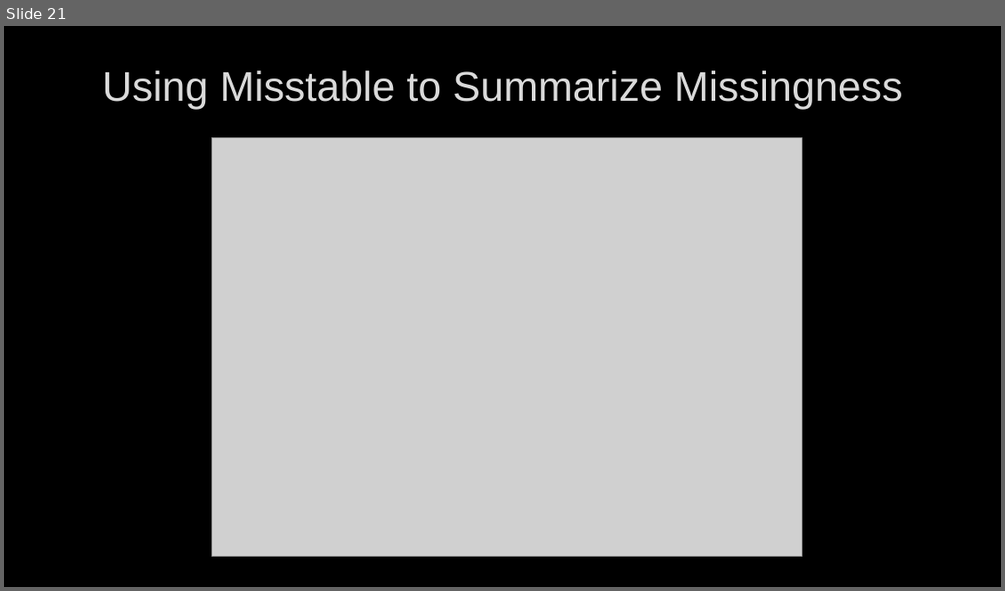
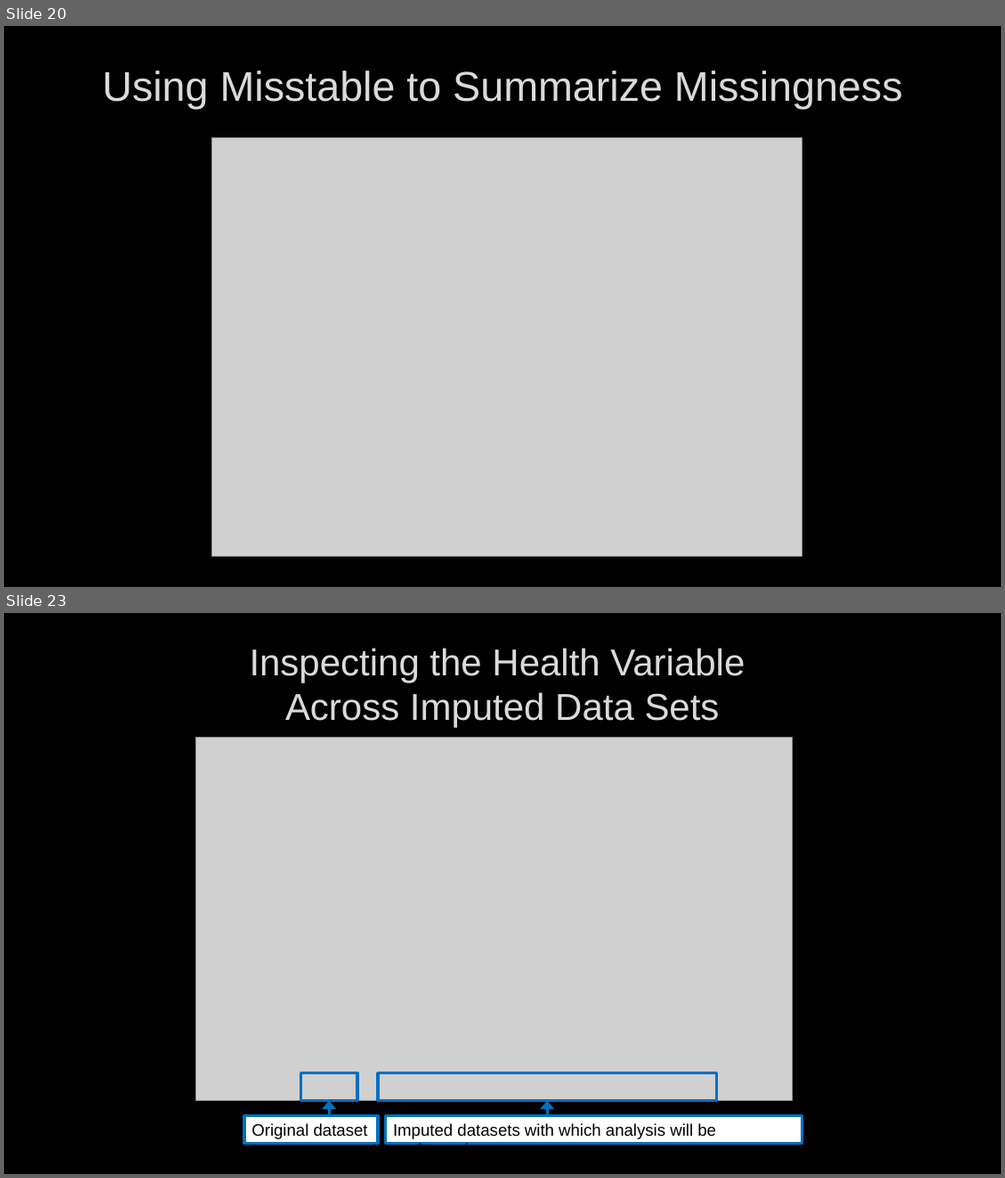
Before and after one commit to sdewittiii/Missing-Data-Imputation, a slide deck: Presentation/Multiple Imputation in Stata Tutorial.pptx. Shown one above the other, each under a label of ours: slide 21 before the commit, slides 20 and 23 after it; the slides between them are not shown. The pictures are 1005x591 and 1005x1178 pixels, drawn with LibreOffice and Linux fonts; fonts in the diff are those of the drawing; grey boxes stand for pictures; background and template pictures are left out. Boxes give left, top, right and bottom in pixels: in the first picture for what was removed or moved away, otherwise in the second. Text is boxed around its words. In the diff, an @@ line names an element or a change of style, - is before the commit and + after.

```diff
--- a/Presentation/Multiple Imputation in Stata Tutorial.pptx
+++ b/Presentation/Multiple Imputation in Stata Tutorial.pptx
@@ slide 23 added at box(4, 613, 1001, 1174), background picture (left out) @@
@@ title added at box(250, 648, 744, 728), 36 pt, text #DADADA @@
+Inspecting the Health Variable
+Across Imputed Data Sets
@@ picture added at box(195, 737, 793, 1100) @@
@@ group added at box(245, 1073, 802, 1143): 4 rectangles, 2 arrows @@
+Original dataset
+Imputed datasets with which analysis will be performed
@@ what was slide 21 is now slide 20 @@
```
Also in this commit, not shown: 8 slides changed, 6 other slides added, 1 slide removed, 12 other files.
